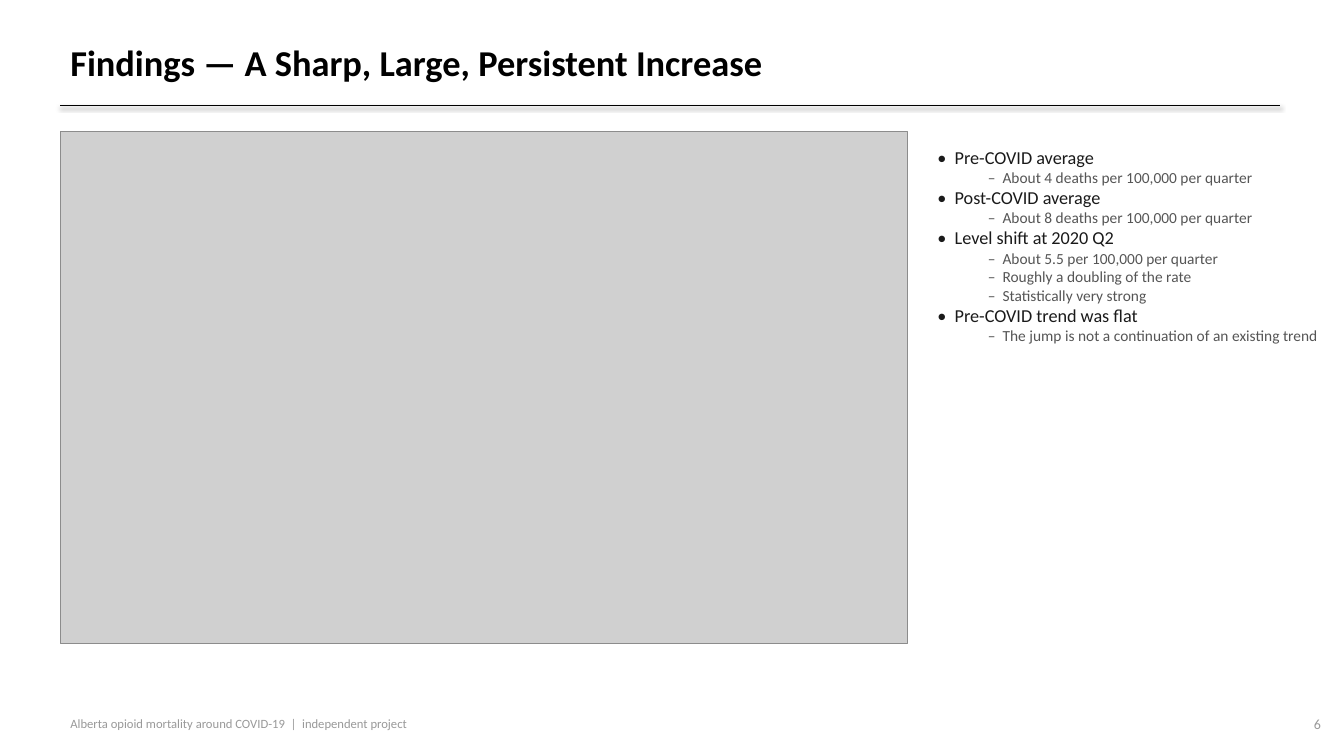
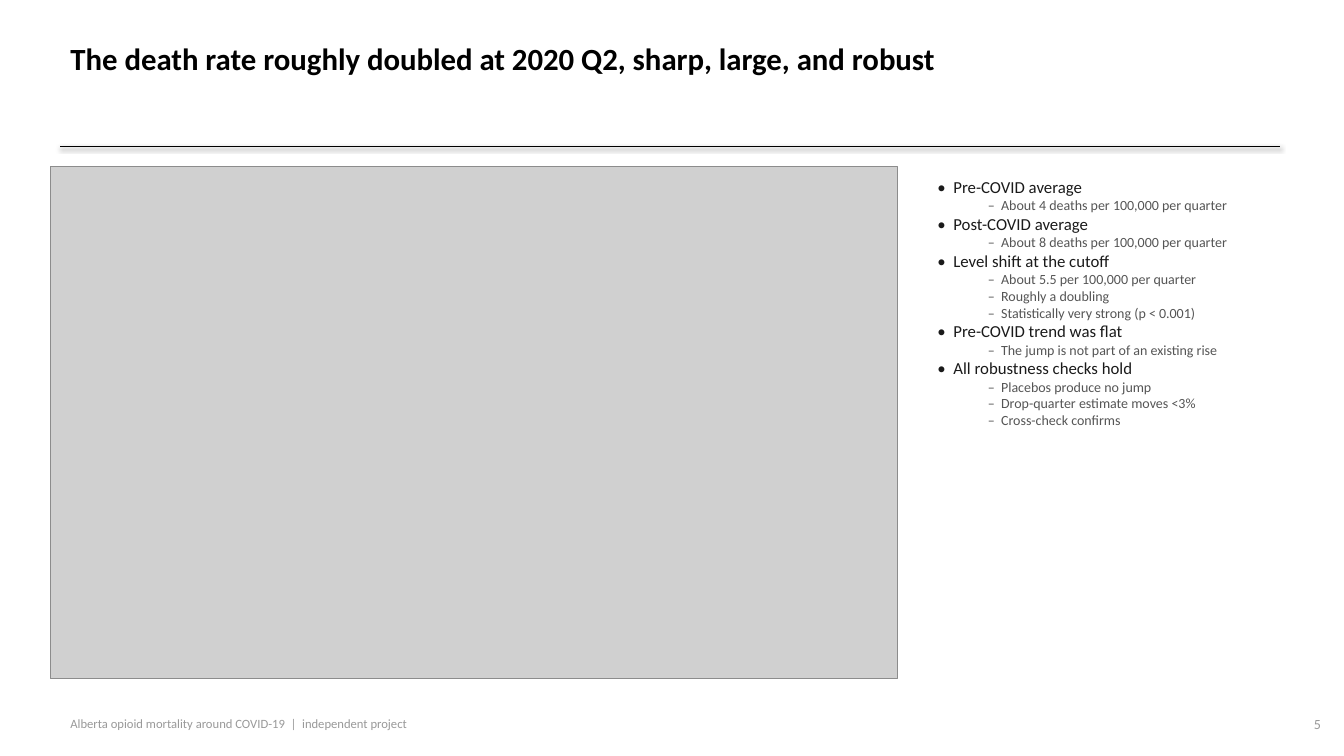
Before and after one commit to Adilbek123/alberta-substance-use-trends, a slide deck: slide 5 of slides.pptx (slide 6 before the commit). Drawn at 1344x756 pixels with LibreOffice and Linux fonts; fonts in the diff are those of the drawing; grey boxes stand for pictures. Boxes give left, top, right and bottom in pixels: in the first picture for what was removed or moved away, otherwise in the second. Text is boxed around its words. In the diff, an @@ line names an element or a change of style, - is before the commit and + after.

Commit message:
Rebuild deck and writeup: policy briefing arc with sentence-style titles, detailed COVID background, no em-dashes

```diff
--- a/slides.pptx
+++ b/slides.pptx
@@ text at (70, 48, 935, 76): text changed; size 26 to 22 pt @@
-Findings — A Sharp, Large, Persistent Increase
+The death rate roughly doubled at 2020 Q2, sharp, large, and robust
@@ line moved from (60, 106) - (1280, 106) to (60, 146) - (1280, 146) @@
@@ picture: place and size @@
-picture at (60, 131, 907, 643)
+picture at (50, 166, 897, 679)
@@ text "• Pre-COVID average": place and size @@
-text "• Pre-COVID average" at (955, 152, 1317, 344)
+text "• Pre-COVID average" at (953, 182, 1227, 425)
@@ text at (953, 182, 1227, 337): size 13 to 12 pt in "• Pre-COVID average", "• Post-COVID average", "• Pre-COVID trend was flat"; size 11 to 10 pt in "– About 4 deaths per 100,000 per ...", "– About 8 deaths per 100,000 per ...", "– About 5.5 per 100,000 per quarter" @@
@@ text at (953, 255, 1109, 267): text changed; size 13 to 12 pt @@
-• Level shift at 2020 Q2
+• Level shift at the cutoff
@@ text at (1001, 291, 1195, 321): text changed; size 11 to 10 pt @@
-  – Roughly a doubling of the rate
-  – Statistically very strong
+  – Roughly a doubling
+  – Statistically very strong (p < 0.001)
@@ text at (953, 345, 1217, 425): text changed; size 11 to 10 pt @@
-  – The jump is not a continuation of an existing trend
+  – The jump is not part of an existing rise
+• All robustness checks hold
+  – Placebos produce no jump
+  – Drop-quarter estimate moves <3%
+  – Cross-check confirms
@@ text at (1314, 720, 1321, 729): text changed @@
-6
+5
```
Also in this commit, not shown: 2 other slides changed, 4 slides added, 8 slides removed, 7 other files.
